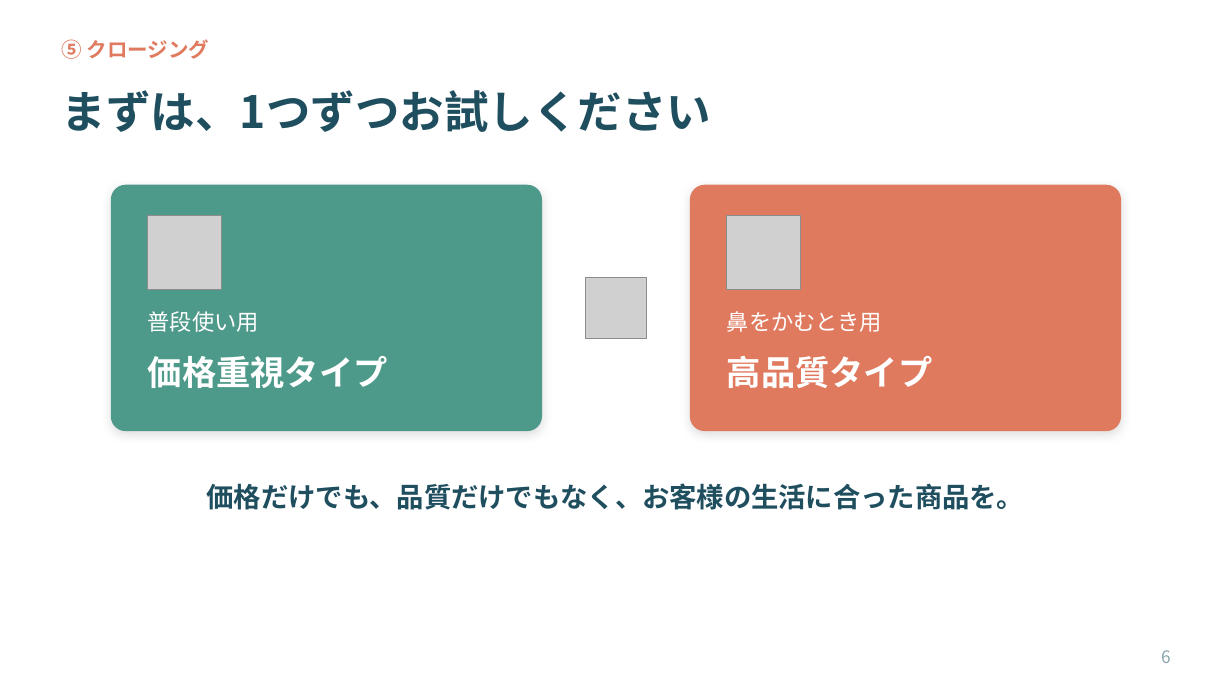
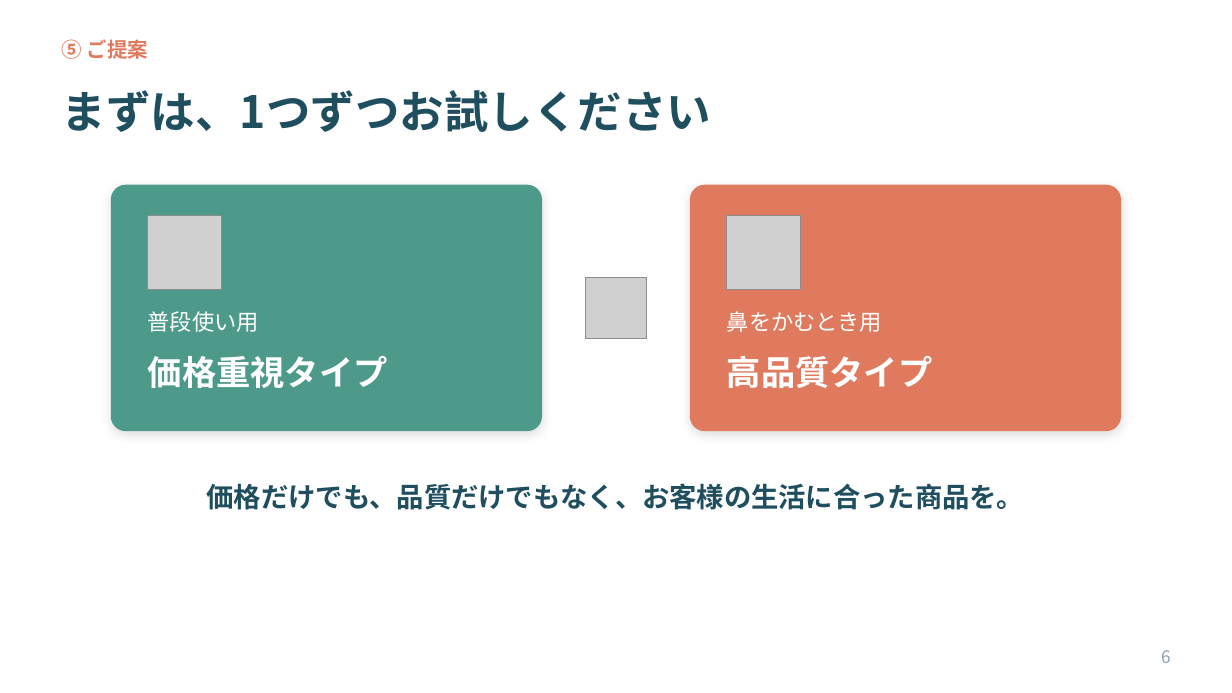
Before and after one commit to ha19870907-a11y/turbo-disco, a slide deck: slide 6 of tissue_sales_roleplay.pptx. Drawn at 1232x693 pixels with LibreOffice and Linux fonts; fonts in the diff are those of the drawing; grey boxes stand for pictures. Boxes give left, top, right and bottom in pixels: in the first picture for what was removed or moved away, otherwise in the second. Text is boxed around its words. In the diff, an @@ line names an element or a change of style, - is before the commit and + after.

```diff
--- a/tissue_sales_roleplay.pptx
+++ b/tissue_sales_roleplay.pptx
@@ text at box(62, 39, 149, 59): text changed @@
-⑤ クロージング
+⑤ ご提案
```
Also in this commit, not shown: 2 other slides changed.
